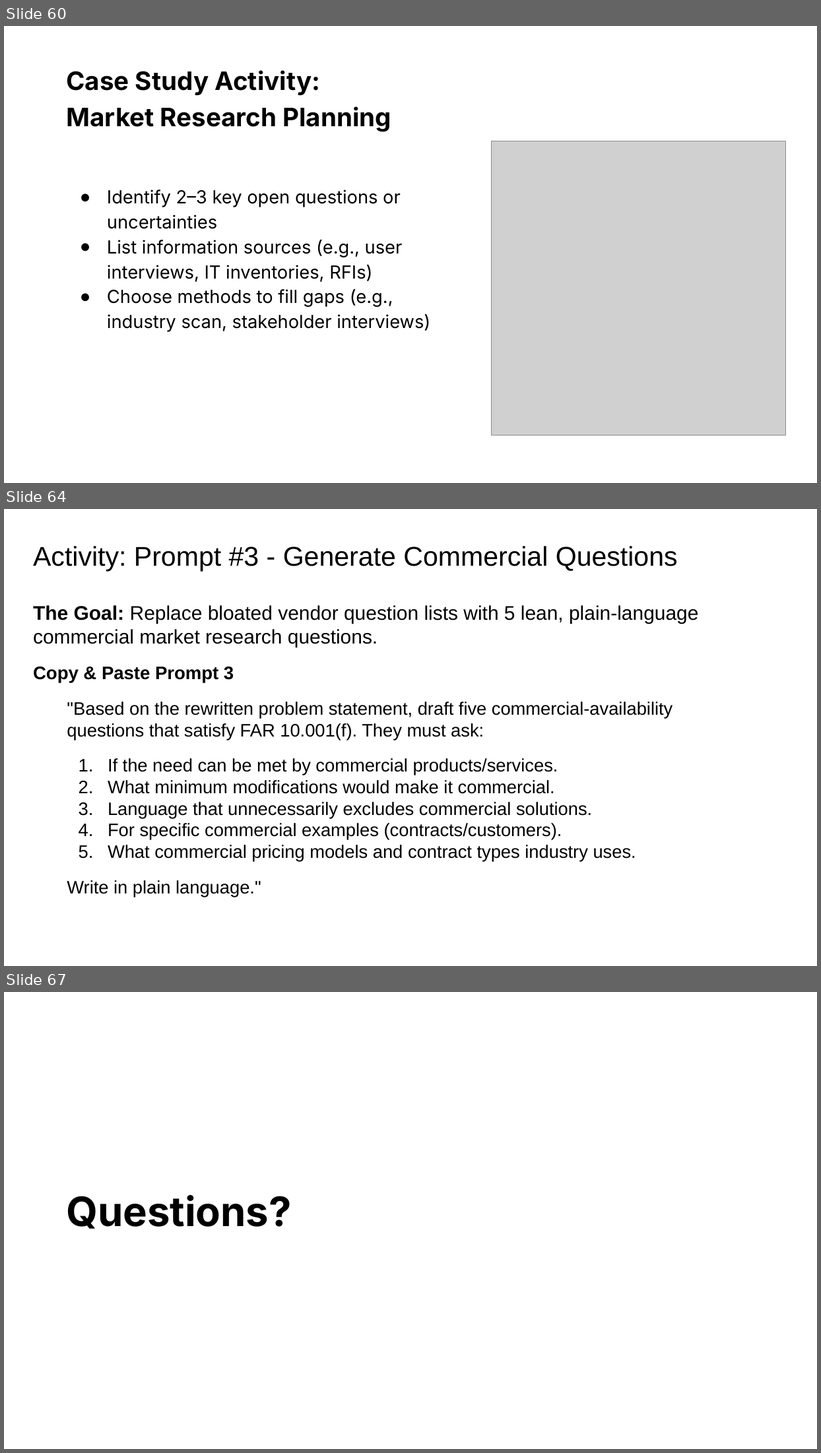
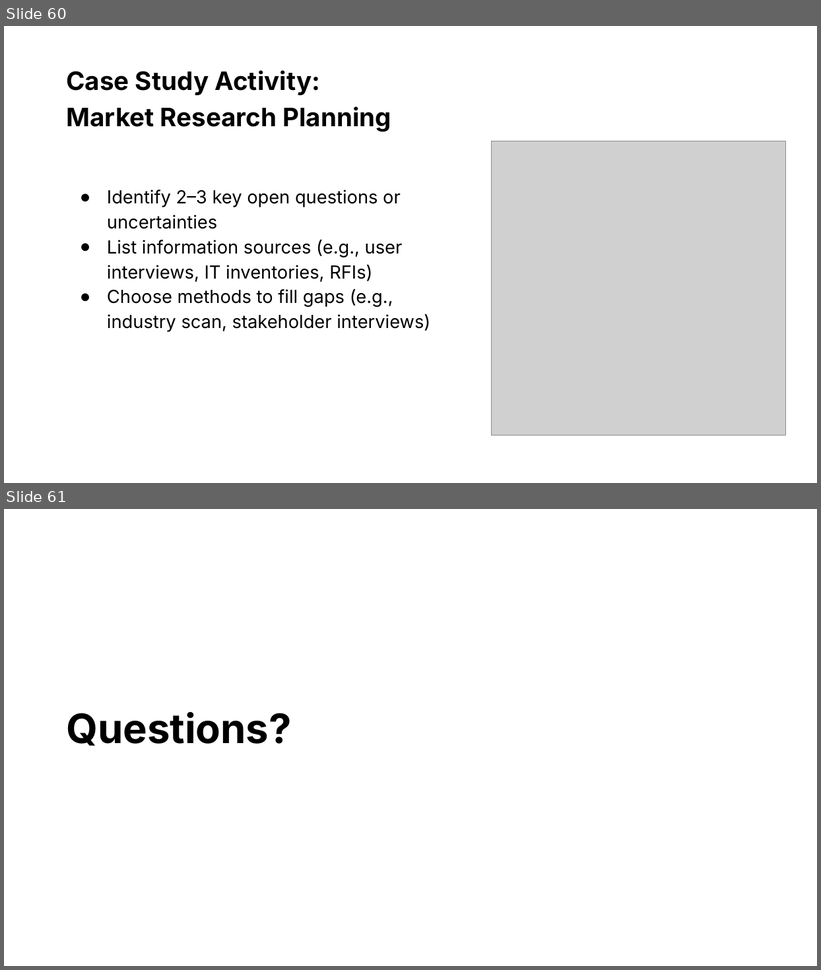
Before and after one commit to usds/ditap-curriculum-update, a slide deck: 3_Curriculum/3A_DITAP-Core-Curriculum/Module-2/In-Class Materials/1_Module 2 Presentation.pptx. Shown one above the other, each under a label of ours: slides 60, 64 and 67 before the commit, slides 60 and 61 after it; the slides between them are not shown. The pictures are 821x1453 and 821x970 pixels, drawn with LibreOffice and Linux fonts; fonts in the diff are those of the drawing; grey boxes stand for pictures. Boxes give left, top, right and bottom in pixels: in the first picture for what was removed or moved away, otherwise in the second. Text is boxed around its words. In the diff, an @@ line names an element or a change of style, - is before the commit and + after.

Commit message:
Revert "Update 1_Conducting Effective Market Research.md"

```diff
--- a/3_Curriculum/3A_DITAP-Core-Curriculum/Module-2/In-Class Materials/1_Module 2 Presentation.pptx
+++ b/3_Curriculum/3A_DITAP-Core-Curriculum/Module-2/In-Class Materials/1_Module 2 Presentation.pptx
@@ slide 64 removed at bbox=[4, 509, 817, 966], background #FFFFFF @@
@@ title removed at bbox=[33, 546, 678, 572] @@
-Activity: Prompt #3 - Generate Commercial Questions
@@ text removed at bbox=[33, 605, 698, 897] @@
-The Goal: Replace bloated vendor question lists with 5 lean, plain-language commercial market research questions.
-Copy & Paste Prompt 3
-"Based on the rewritten problem statement, draft five commercial-availability questions that satisfy FAR 10.001(f). They must ask:
-1. If the need can be met by commercial products/services.
-2. What minimum modifications would make it commercial.
-3. Language that unnecessarily excludes commercial solutions.
-4. For specific commercial examples (contracts/customers).
-5. What commercial pricing models and contract types industry uses.
-Write in plain language."
@@ what was slide 67 is now slide 61 @@
```
Also in this commit, not shown: 5 other slides removed, 3 other files.
